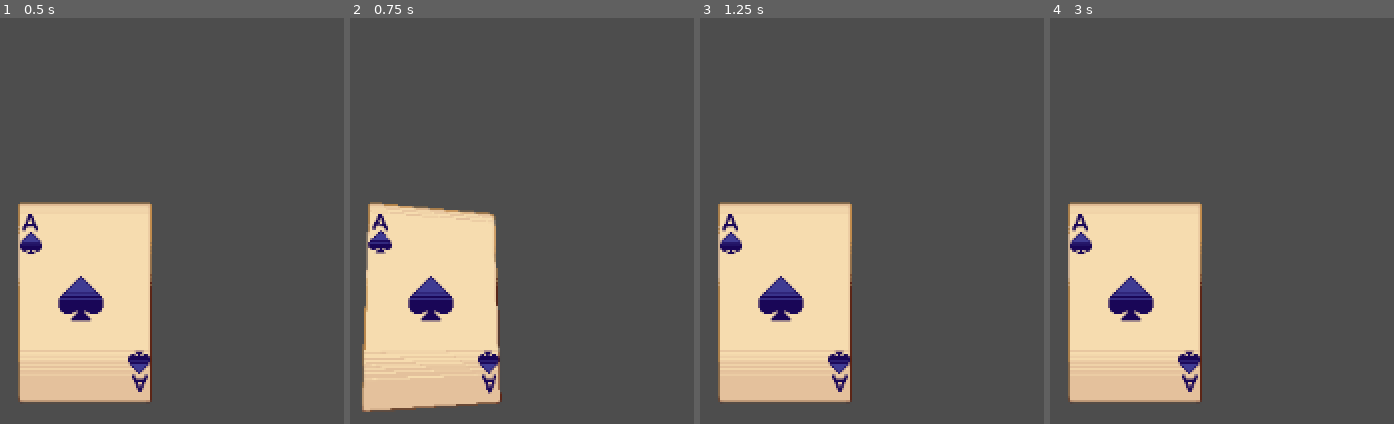
Above: before the commit, frames 1-4 (left to right).
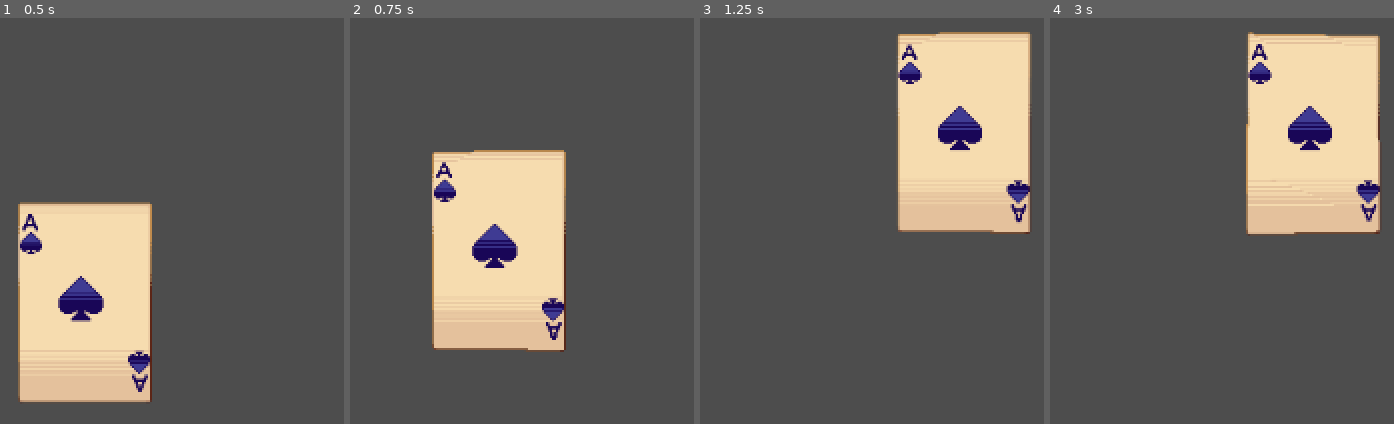
Above: after the commit, the same moments.

Repository: woliveira82/godot-card-game-effects
Game: Godot game, scene res://scenes/table.tscn
Same seed, same stepped clock (60 frames per second), same inputs: the game is played once before the commit and once after it.
Inputs (mouse positions are in pixels of both pictures, inside the frame that each line leads up to):
- Up to frame 1 (0.5 s): no input
- Up to frame 2 (0.75 s): tap Enter at 0.5 s; drag from (436, 302) to (608, 127) at 0.52 s
- Up to frame 3 (1.25 s): no input
- Up to frame 4 (3 s): tap Space at 1.25, 2.75 s; drag from (outside the picture) to (outside the picture) at 1.27 s; tap Enter at 2 s; move the mouse to (1308, 127) at 2.02 s; click (1308, 127) at 2.17 s; drag from (outside the picture) to (outside the picture) at 2.77 s

Frame 1 is identical in both runs. In frame 2, 28% of the frame differs, in the area x 3-63%, y 32-98%; in frame 3, 38%; in frame 4, 38%, in the area x 5-96%, y 3-95%.

Commit message:
feat: add drag card

Diff:
--- a/scenes/card/card.gd
+++ b/scenes/card/card.gd
@@ -1,10 +1,12 @@
 extends Control
 
 var mouse_hover: bool = false
+var mouse_drag: bool = false
 var angle_x_max: float = 0.01
 var angle_y_max: float = 0.01
 
 var tween_rot: Tween
+var tween_handle: Tween
 
 
 @onready var card_texture = $CardTexture
@@ -12,6 +14,7 @@
 
 func _process(_delta):
 	if mouse_hover: _rotate_card()
+	if mouse_drag: _drag_card()
 
 
 func _rotate_card():
@@ -37,6 +40,17 @@
 	tween_rot.tween_property(card_texture.material, "shader_parameter/y_rot", 0.0, 0.5)
 
 
+func _drag_card():
+	var mouse_pos: Vector2 = get_global_mouse_position()
+	global_position = mouse_pos
+
+
+func _on_gui_input(event: InputEvent):
+	if not event is InputEventMouseButton: return
+	if event.button_index != MOUSE_BUTTON_LEFT: return
+	mouse_drag = event.is_pressed()
+
+
 func _on_mouse_entered():
 	mouse_hover = true
 
